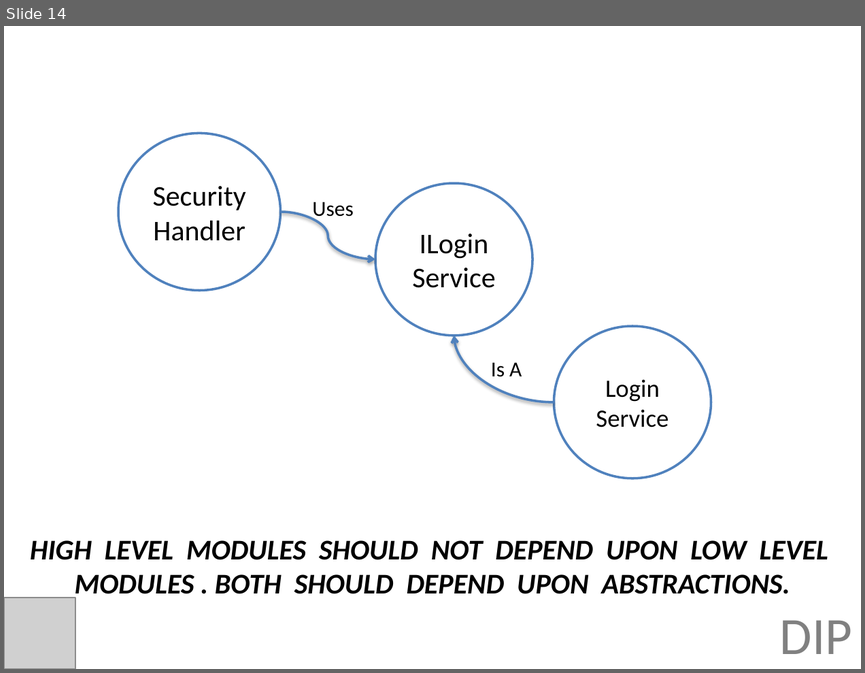
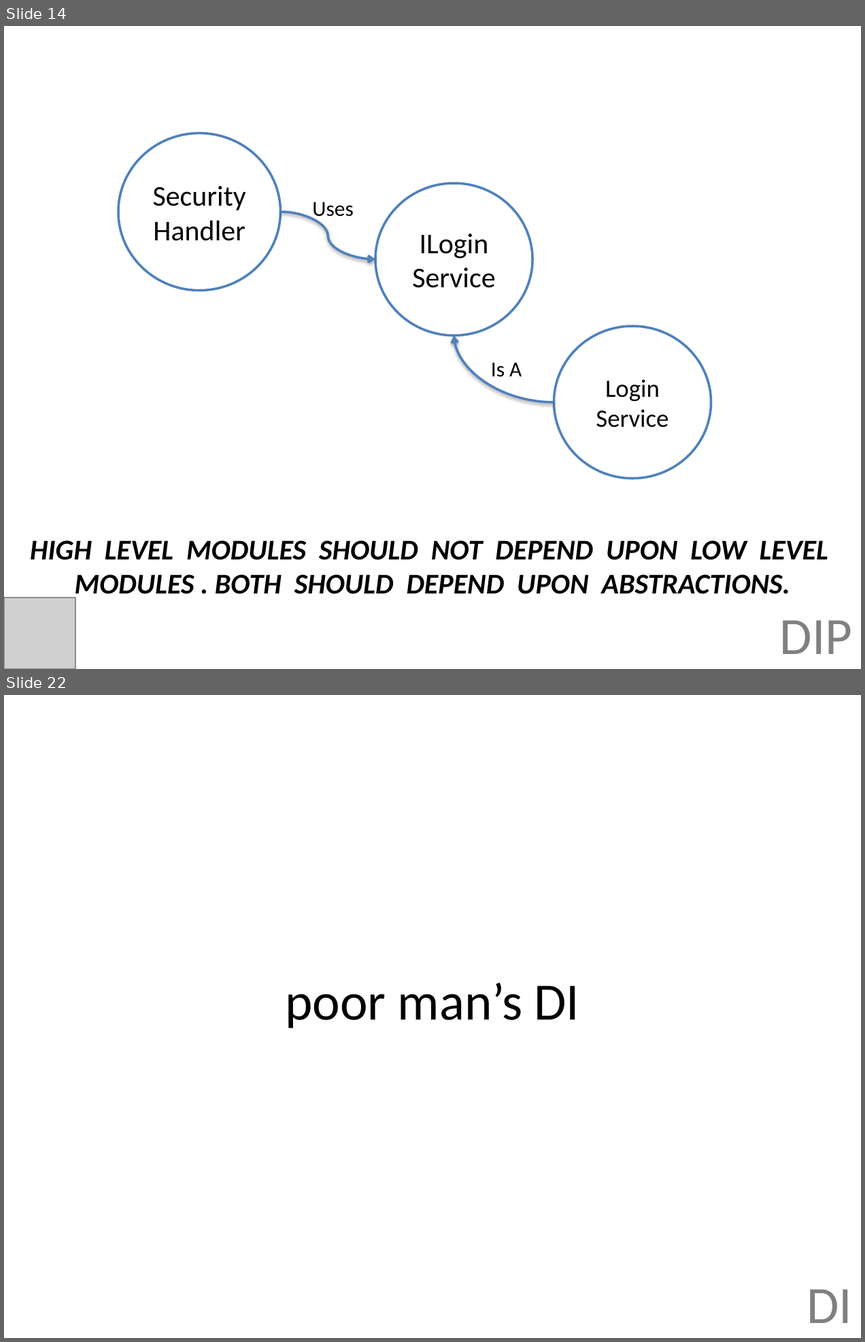
Before and after one commit to jonfuller/presentations, a slide deck: dependencies/dependencies.pptx. Shown one above the other, each under a label of ours: slide 14 before the commit, slides 14 and 22 after it; the slides between them are not shown. The pictures are 865x673 and 865x1342 pixels, drawn with LibreOffice and Linux fonts; fonts in the diff are those of the drawing; grey boxes stand for pictures. Boxes give left, top, right and bottom in pixels: in the first picture for what was removed or moved away, otherwise in the second. Text is boxed around its words. In the diff, an @@ line names an element or a change of style, - is before the commit and + after.

```diff
--- a/dependencies/dependencies.pptx
+++ b/dependencies/dependencies.pptx
@@ slide 22 added at (x1=4, y1=695, x2=861, y2=1338), background #FFFFFF @@
@@ title added at (x1=285, y1=983, x2=580, y2=1028), 44 pt, text #000000 @@
+poor man’s DI
@@ text added at (x1=807, y1=1289, x2=853, y2=1323), 44 pt, text #808080 @@
+DI
```
Also in this commit, not shown: 14 other slides added.
